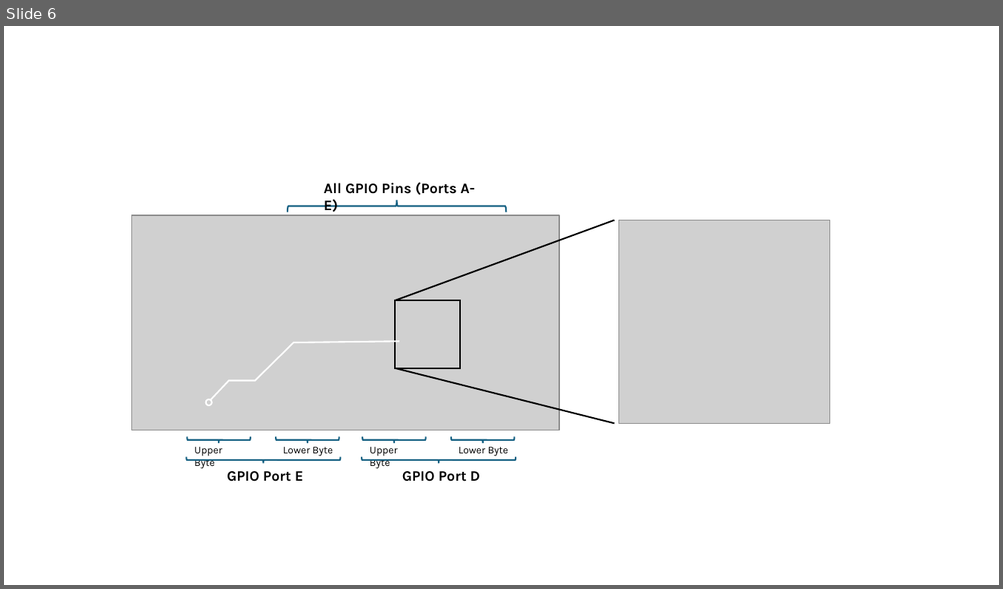
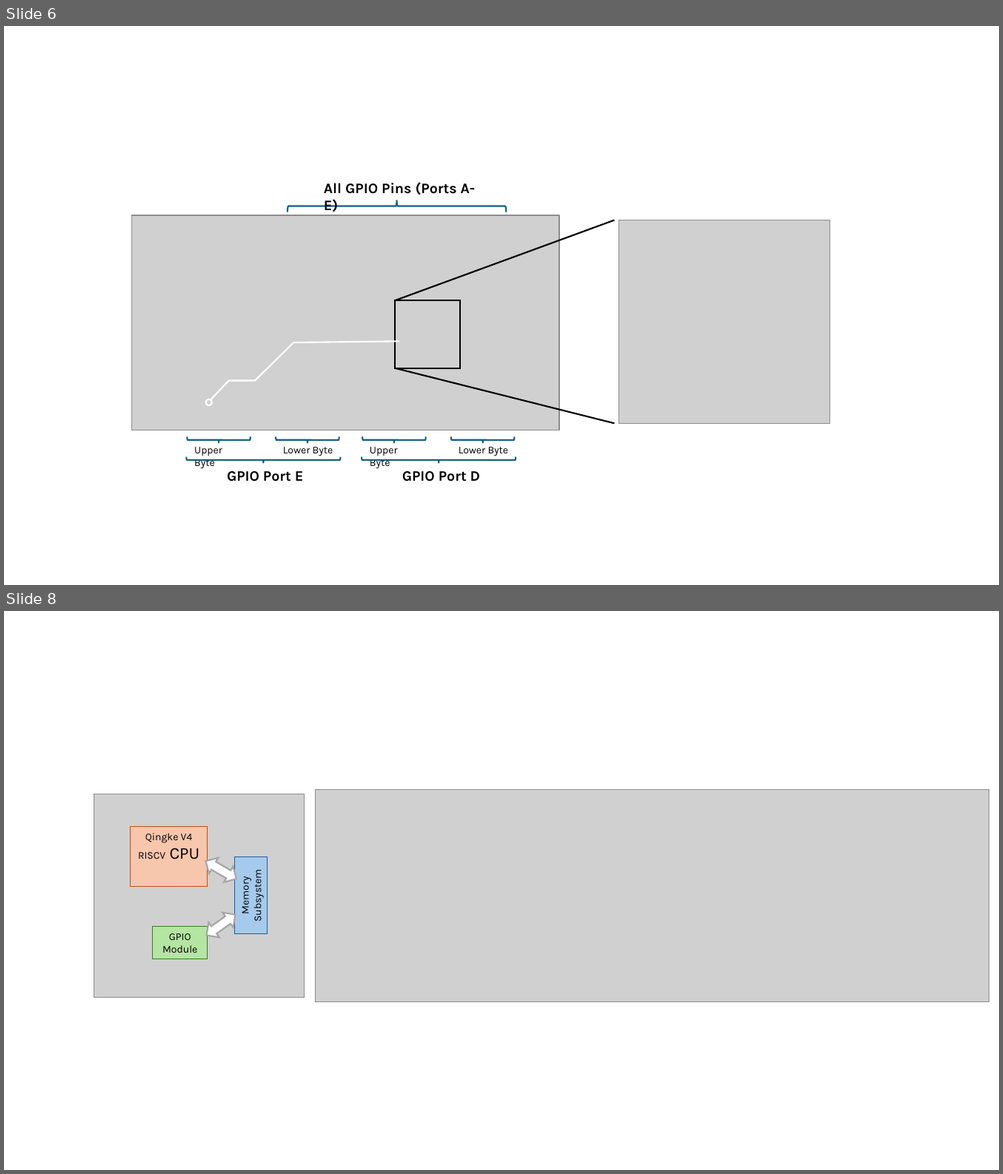
Before and after one commit to elias-at-chalmers/mop-lecture_notes-mirror, a slide deck: images/figures.pptx. Shown one above the other, each under a label of ours: slide 6 before the commit, slides 6 and 8 after it; the slides between them are not shown. The pictures are 1003x589 and 1003x1174 pixels, drawn with LibreOffice and Linux fonts; fonts in the diff are those of the drawing; grey boxes stand for pictures. Boxes give left, top, right and bottom in pixels: in the first picture for what was removed or moved away, otherwise in the second. Text is boxed around its words. In the diff, an @@ line names an element or a change of style, - is before the commit and + after.

```diff
--- a/images/figures.pptx
+++ b/images/figures.pptx
@@ slide 8 added at [4, 611, 999, 1170], background #FFFFFF @@
@@ picture added at [94, 794, 304, 997] @@
@@ picture added at [315, 790, 989, 1002] @@
@@ rectangle added at [130, 826, 208, 887], fill #F6C6AD, outline #C04F15 0.75 pt, 10 pt, text #000000 @@
+Qingke V4
+RISCV CPU
@@ up down arrow added at [202, 854, 241, 887], fill #FFFFFF, outline #A6A6A6 1.5 pt @@
@@ rectangle added at [235, 857, 267, 935], fill #A6CAEC, outline #215F9A 0.75 pt, 10 pt, text #000000 @@
+Memory
+Subsystem
@@ up down arrow added at [201, 908, 240, 943], fill #FFFFFF, outline #A6A6A6 1.5 pt @@
@@ rectangle added at [153, 926, 208, 960], fill #B4E5A2, outline #3B7D23 0.75 pt, 10 pt, text #000000 @@
+GPIO
+Module
```
Also in this commit, not shown: 1 slide changed, 4 other files.
